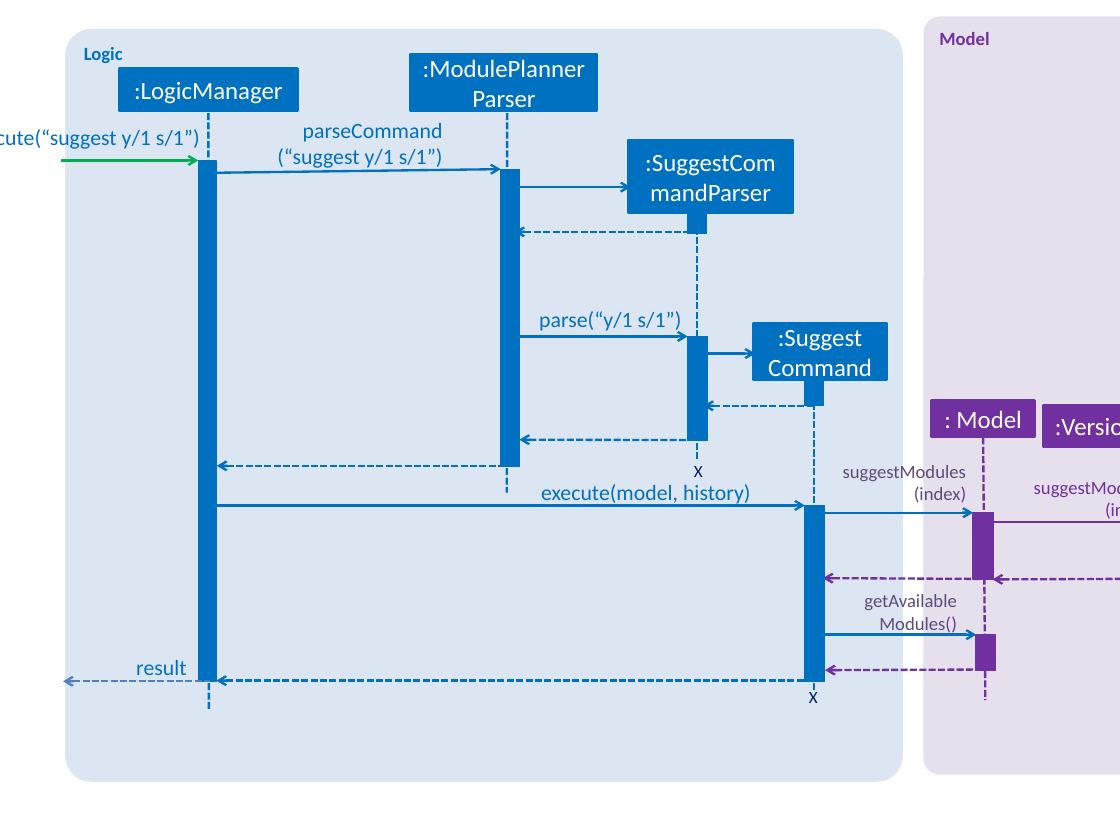
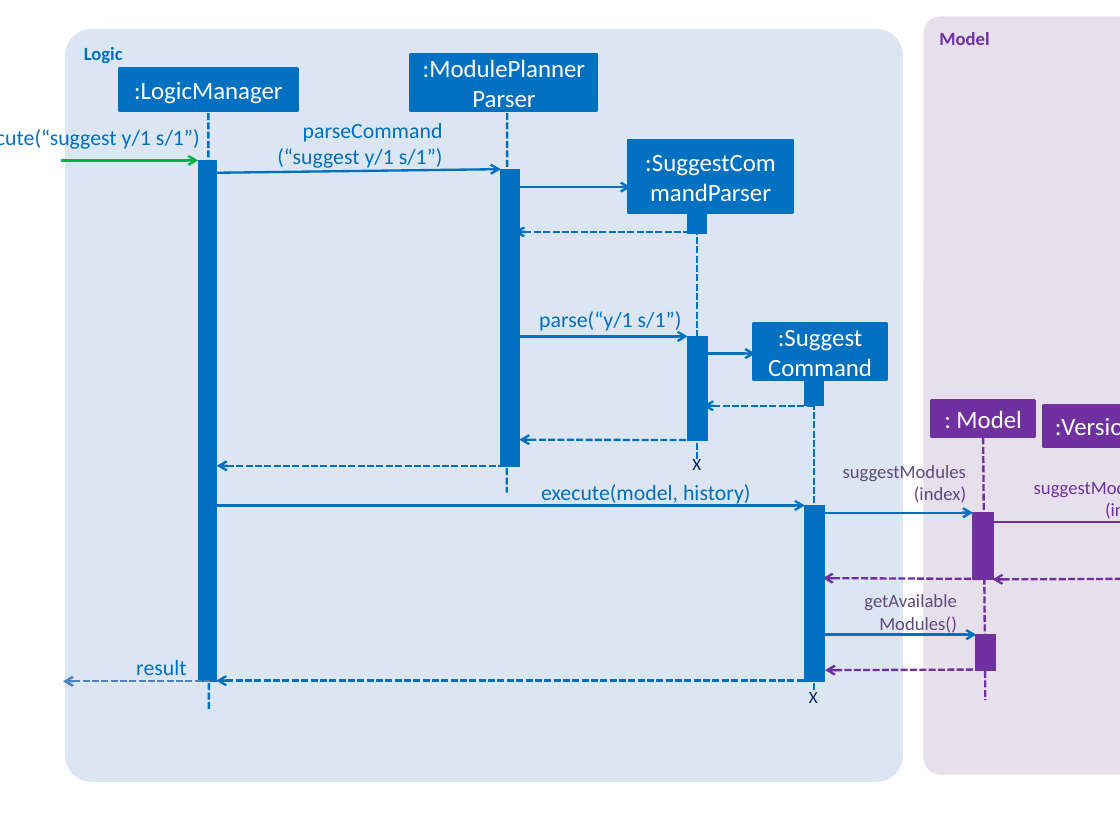
Before and after one commit to CS2103-AY1819S1-T16-4/main, a slide deck: slide 1 of docs/diagrams/SuggestSequenceDiagram.pptx. Drawn at 1120x840 pixels with LibreOffice and Linux fonts; fonts in the diff are those of the drawing. Boxes give left, top, right and bottom in pixels: in the first picture for what was removed or moved away, otherwise in the second. Text is boxed around its words. In the diff, an @@ line names an element or a change of style, - is before the commit and + after.

```diff
--- a/docs/diagrams/SuggestSequenceDiagram.pptx
+++ b/docs/diagrams/SuggestSequenceDiagram.pptx
@@ text "X": place and size @@
-text "X" at <box>694,466,703,477</box>
+text "X" at <box>692,456,701,470</box>
```
Also in this commit, not shown: 5 other files.
